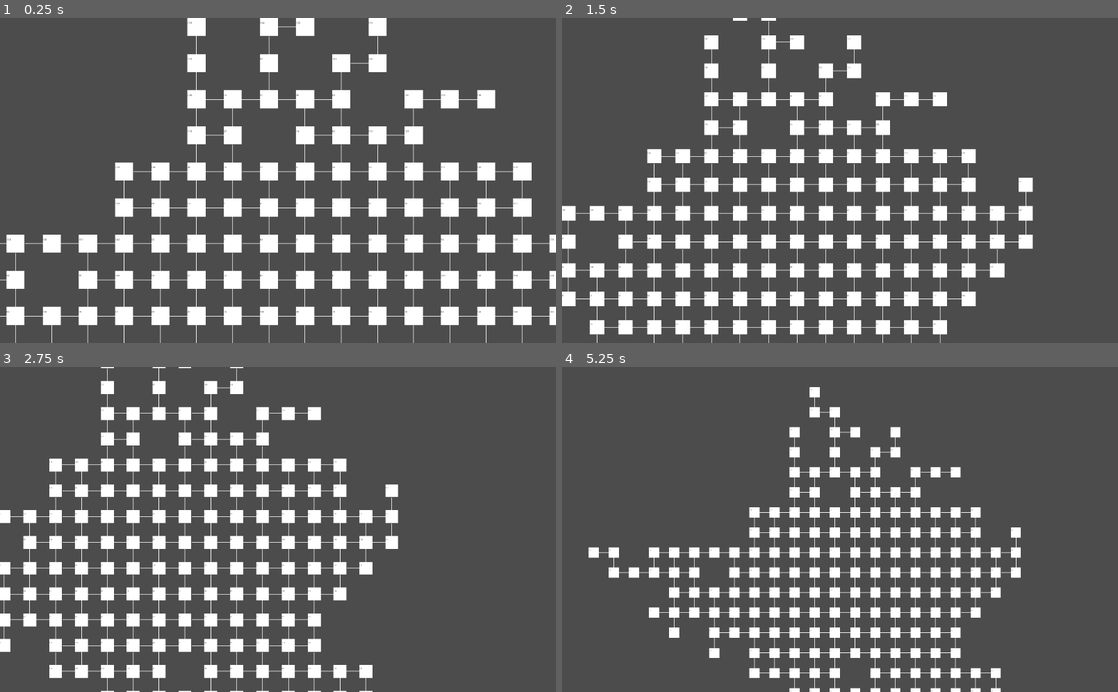
Above: before the commit, frames 1-4 (two rows, left to right).
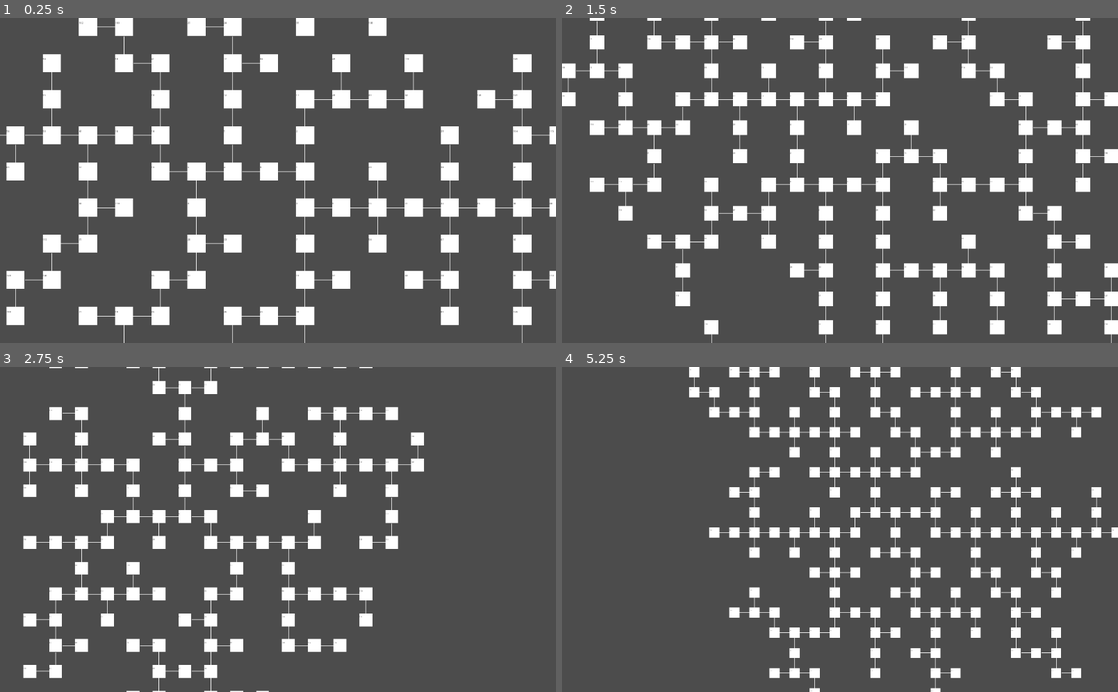
Above: after the commit, the same moments.

Repository: night-glider/TestUniverse
Game: Godot game, scene res://Node2D.tscn
Same seed, same stepped clock (60 frames per second), same inputs: the game is played once before the commit and once after it. The project has no main scene, so this scene is started directly.
Inputs:
- Up to frame 1 (0.25 s): no input
- Up to frame 2 (1.5 s): tap Enter (ui_accept) at 0.5, 0.77 s; hold Right (ui_right) 0.53-1.28 s; hold Down (ui_down) from 1.28 s (still down)
- Up to frame 3 (2.75 s): tap Enter (ui_accept) at 1.52 s; release Down (ui_down) at 2.03 s; hold Right (ui_right) from 2.03 s (still down)
- Up to frame 4 (5.25 s): release Right (ui_right) at 2.78 s; hold Up (ui_up) 2.78-3.53 s; tap Enter (ui_accept) at 3.02, 3.77, 4.52 s; hold Left (ui_left) 3.53-5.03 s; hold Down (ui_down) from 5.03 s (still down)

The runs differ from the first frame. In frame 1, 13% of the frame differs, in the area x 0-100%, y 0-100%; in frame 2, 16%; in frame 3, 9.8%; in frame 4, 12%.

Commit message:
map Generation changes

Diff:
--- a/Node2D.gd
+++ b/Node2D.gd
@@ -40,8 +40,8 @@
 		$Camera2D.zoom.y -= 0.1
 
 
-	#generate()
-	#update()
+	generate()
+	update()
 
 	pass
 
@@ -49,6 +49,9 @@
 	var index = rand.randi_range(0, free_pool.size()-1)
 	var vec = free_pool[index]
 	rooms_coords[room_id] = vec
+	if check_free(vec) < 3:
+		create_room(room_id)
+		return
 	free_pool.remove(index)
 	var right = Vector2(vec.x + ROOM_SIZE * 2, vec.y)
 	var left = Vector2(vec.x - ROOM_SIZE * 2, vec.y)
@@ -67,6 +70,21 @@
 	if not(down in free_pool) and not(down in rooms_coords):
 		free_pool.append(down)
 
+func check_free(vec:Vector2):
+	var right = Vector2(vec.x + ROOM_SIZE * 2, vec.y)
+	var left = Vector2(vec.x - ROOM_SIZE * 2, vec.y)
+	var up = Vector2(vec.x, vec.y - ROOM_SIZE * 2)
+	var down = Vector2(vec.x, vec.y + ROOM_SIZE * 2)
+	var cnt = 0
+	if not left in rooms_coords:
+		cnt+=1
+	if not right in rooms_coords:
+		cnt+=1
+	if not up in rooms_coords:
+		cnt+=1
+	if not down in rooms_coords:
+		cnt+=1
+	return cnt
 
 func generate():
 	rooms.clear()
